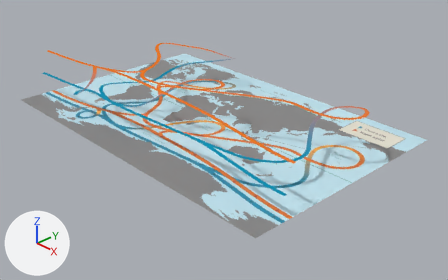
What one commit did to the Blender file data/deep-circulation-path.blend.
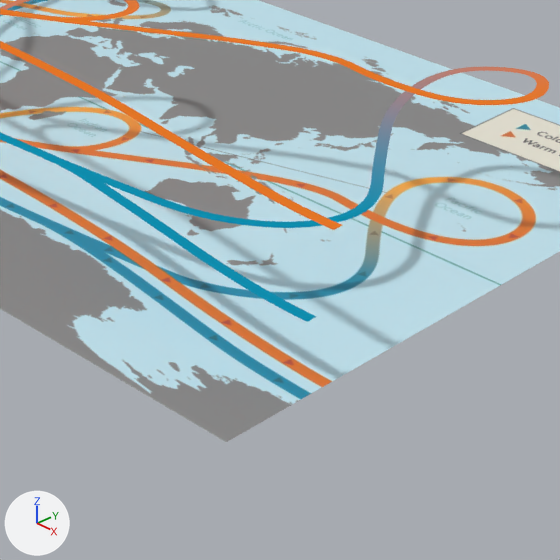
The first picture shows the older version from a 50 mm lens placed at (18.46, -16.5, 10.08), pointed at (1.02, -0.1, -1.65). The close-ups show both versions on the part from 39% to 83% of the width and 30% to 100% of the height of that picture. Every picture has the same lights, and +X, +Y and +Z are marked at lower left.

The scene before the commit, as lines of its bpy script (objects in view):
```python
ob_deep_ocean_circulation = bpy.data.objects.new('deep-ocean-circulation', me_deep_ocean_circulation)
ob_deep_ocean_circulation.location = (0.0, 0.0, -1.0)
ob_nurbspath = bpy.data.objects.new('NurbsPath', cu_nurbspath_001)
ob_nurbspath.location = (1.0, 0.0, 0.0)
```
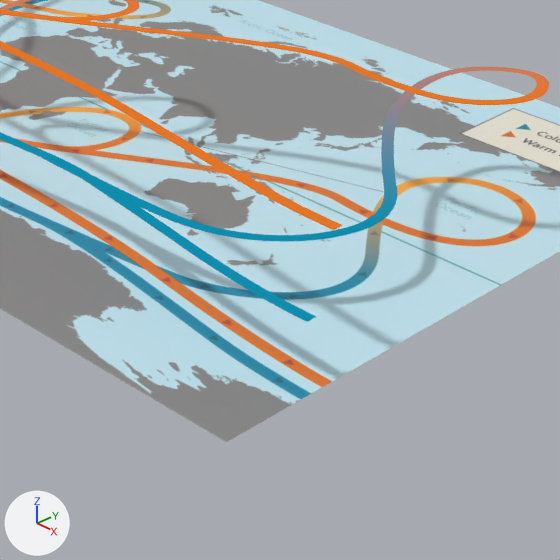
Boxes (x1, y1, x2, y2) around the edits, measured in the close-ups (560 x 560 px):
'NurbsPath', reshaped: (0, 0, 549, 322) in both

What changed in the scene script:
```text
Change cu_nurbspath_001:
    where _sp = cu_nurbspath_001.splines.new('NURBS'); _sp.points.add(28)
    remove _sp.points.foreach_set('co', [-5.496, -2.978, 1.0, 1.0, -4.546, -2.713, 1.0, 1.0, -3.371, -2.134, 1.0, 1.0, -3.32, -1.501, 1.0, 1.0, -3.704, -0.683, 1.0, 1.0, -4.437, 0.0693, 1.0, 1.0, -5.714, 0.783, 1.0, 1.0, -5.993, 1.486, 1.0, 1.0, -4.66, 1.922, 1.0, 1.0, -3.764, 2.273, 1.0, 1.0, -2.879, 3.079, 0.6, 1.0, -3.206, 3.788, 0.3, 1.0, -4.533, 2.97, 0.0, 1.0, -5.036, 2.098, 0.0, 1.0, -4.805, 0.789, 0.0, 1.0, -4.097, -0.568, 0.0, 1.0, -4.648, -1.252, 0.0, 1.0, -5.599, -2.654, 0.0, 1.0, -3.779, -3.383, 0.0, 1.0, -2.552, -3.368, 0.0, 1.0, -1.442, -3.318, 0.0, 1.0, -0.311, -3.237, 0.0, 1.0, 0.784, -3.171, 0.0, 1.0, 1.91, -3.091, 0.0, 1.0, 2.819, -3.221, 0.0, 1.0, 3.953, -3.396, 0.0, 1.0, 5.065, -3.585, 0.0, 1.0, 6.221, -3.694, 0.0, 1.0, 6.634, -3.681, 0.0, 1.0])
    add _sp.points.foreach_set('co', [-5.319, -2.983, 1.0, 1.0, -4.546, -2.713, 1.0, 1.0, -3.371, -2.134, 1.0, 1.0, -3.32, -1.501, 1.0, 1.0, -3.704, -0.683, 1.0, 1.0, -4.437, 0.0693, 1.0, 1.0, -5.666, 0.919, 1.0, 1.0, -6.04, 1.75, 1.0, 1.0, -4.758, 1.918, 1.0, 1.0, -4.303, 2.536, 1.0, 1.0, -3.467, 3.442, 0.944, 1.0, -3.908, 4.024, 0.882, 1.0, -5.024, 3.112, 0.769, 1.0, -5.036, 2.098, 0.183, 1.0, -4.805, 0.789, 0.0, 1.0, -4.097, -0.568, 0.0, 1.0, -4.648, -1.252, 0.0, 1.0, -5.599, -2.654, 0.0, 1.0, -3.779, -3.383, 0.0, 1.0, -2.552, -3.368, 0.0, 1.0, -1.442, -3.318, 0.0, 1.0, -0.311, -3.237, 0.0, 1.0, 0.784, -3.171, 0.0, 1.0, 1.91, -3.091, 0.0, 1.0, 2.819, -3.221, 0.0, 1.0, 3.953, -3.396, 0.0, 1.0, 5.065, -3.585, 0.0, 1.0, 6.221, -3.694, 0.0, 1.0, 6.634, -3.681, 0.0, 1.0])
    where _sp = cu_nurbspath_001.splines.new('NURBS'); _sp.points.add(17)
    remove _sp.points.foreach_set('co', [-8.636, -3.681, 0.01, 1.0, -7.882, -3.621, 0.01, 1.0, -6.66, -3.55, 0.01, 1.0, -5.605, -3.429, 0.01, 1.0, -4.895, -3.257, 0.01, 1.0, -3.311, -3.406, 0.01, 1.0, -2.67, -3.215, 0.01, 1.0, -2.133, -2.767, 0.0364, 1.0, -1.821, -2.023, 0.367, 1.0, -1.479, -0.926, 0.882, 1.0, -0.533, 0.0777, 0.912, 1.0, 0.391, -0.348, 0.968, 1.0, 0.132, -1.367, 1.01, 1.0, -0.782, -1.82, 1.01, 1.0, -1.56, -2.161, 1.01, 1.0, -2.577, -2.309, 1.01, 1.0, -3.173, -1.886, 1.01, 1.0, -3.372, -1.497, 0.99, 1.0])
    add _sp.points.foreach_set('co', [-8.636, -3.681, 0.01, 1.0, -7.882, -3.621, 0.01, 1.0, -6.66, -3.55, 0.01, 1.0, -5.605, -3.429, 0.01, 1.0, -4.895, -3.257, 0.01, 1.0, -3.311, -3.406, 0.01, 1.0, -2.67, -3.215, 0.01, 1.0, -2.133, -2.767, 0.0364, 1.0, -1.821, -2.023, 0.367, 1.0, -1.461, -0.926, 0.882, 1.0, -0.533, 0.0777, 0.912, 1.0, 0.391, -0.348, 0.98, 1.0, 0.132, -1.367, 1.01, 1.0, -0.782, -1.82, 1.01, 1.0, -1.56, -2.161, 1.01, 1.0, -2.577, -2.309, 1.01, 1.0, -3.173, -1.886, 1.01, 1.0, -3.372, -1.497, 0.99, 1.0])
    where _sp = cu_nurbspath_001.splines.new('NURBS'); _sp.points.add(15)
    remove _sp.points.foreach_set('co', [-8.636, -3.32, 1.01, 1.0, -8.028, -3.285, 1.01, 1.0, -7.049, -3.204, 1.01, 1.0, -5.928, -3.073, 1.01, 1.0, -5.106, -2.891, 1.01, 1.0, -4.121, -2.679, 1.01, 1.0, -3.198, -2.614, 1.01, 1.0, -2.082, -2.604, 1.01, 1.0, -0.971, -2.634, 1.01, 1.0, 0.114, -2.669, 1.01, 1.0, 1.219, -2.73, 1.01, 1.0, 2.421, -2.826, 1.01, 1.0, 3.718, -3.028, 1.01, 1.0, 4.95, -3.194, 1.01, 1.0, 6.08, -3.325, 1.01, 1.0, 6.634, -3.32, 1.01, 1.0])
    add _sp.points.foreach_set('co', [-8.636, -3.32, 1.01, 1.0, -8.025, -3.296, 1.01, 1.0, -7.033, -3.257, 1.01, 1.0, -5.899, -3.141, 1.01, 1.0, -5.013, -2.898, 1.01, 1.0, -4.121, -2.679, 1.01, 1.0, -3.198, -2.614, 1.01, 1.0, -2.082, -2.604, 1.01, 1.0, -0.971, -2.634, 1.01, 1.0, 0.114, -2.669, 1.01, 1.0, 1.219, -2.73, 1.01, 1.0, 2.421, -2.826, 1.01, 1.0, 3.718, -3.028, 1.01, 1.0, 4.95, -3.194, 1.01, 1.0, 6.08, -3.325, 1.01, 1.0, 6.634, -3.32, 1.01, 1.0])
    where _sp = cu_nurbspath_001.splines.new('NURBS'); _sp.points.add(6)
    remove _sp.points.foreach_set('co', [-5.246, -2.916, 1.0, 1.0, -4.664, -3.245, 0.828, 1.0, -4.646, -3.831, 0.34, 1.0, -5.081, -4.143, 0.0, 1.0, -5.481, -3.768, 0.0, 1.0, -5.288, -3.326, 0.0, 1.0, -4.983, -3.308, 0.0, 1.0])
    add _sp.points.foreach_set('co', [-5.102, -2.93, 1.0, 1.0, -4.479, -3.246, 0.828, 1.0, -4.461, -3.832, 0.34, 1.0, -4.883, -4.071, 0.0, 1.0, -5.295, -3.769, 0.0, 1.0, -5.103, -3.327, 0.0, 1.0, -4.798, -3.309, 0.0, 1.0])
    where _sp = cu_nurbspath_001.splines.new('NURBS'); _sp.points.add(19)
    remove _sp.points.foreach_set('co', [1.496, -3.118, -0.01, 1.0, 2.628, -3.021, -0.01, 1.0, 4.132, -2.867, 0.0, 1.0, 5.176, -2.145, 0.0, 1.0, 5.399, -1.129, 0.0, 1.0, 4.668, -0.174, 0.0843, 1.0, 4.025, 0.813, 0.36, 1.0, 4.17, 1.885, 0.639, 1.0, 5.474, 2.192, 0.876, 1.0, 6.136, 1.13, 1.0, 1.0, 5.507, 0.278, 1.0, 1.0, 4.307, 0.149, 1.0, 1.0, 3.32, 0.329, 1.0, 1.0, 2.035, -0.253, 1.0, 1.0, 1.075, -0.815, 1.0, 1.0, -0.117, -1.483, 1.0, 1.0, -1.018, -1.941, 1.0, 1.0, -1.421, -2.386, 1.0, 1.0, -1.039, -2.657, 1.0, 1.0, -0.567, -2.65, 1.0, 1.0])
    add _sp.points.foreach_set('co', [1.496, -3.118, -0.01, 1.0, 2.938, -3.16, -0.01, 1.0, 4.511, -3.092, 0.0, 1.0, 5.483, -2.278, 0.0, 1.0, 5.696, -1.109, 0.0, 1.0, 4.74, -0.123, 0.0843, 1.0, 4.025, 0.813, 0.36, 1.0, 4.17, 1.885, 0.639, 1.0, 5.474, 2.192, 0.876, 1.0, 6.136, 1.13, 1.0, 1.0, 5.507, 0.278, 1.0, 1.0, 4.307, 0.149, 1.0, 1.0, 3.32, 0.329, 1.0, 1.0, 2.035, -0.253, 1.0, 1.0, 1.075, -0.815, 1.0, 1.0, -0.117, -1.483, 1.0, 1.0, -1.018, -1.941, 1.0, 1.0, -1.421, -2.386, 1.0, 1.0, -1.039, -2.657, 1.0, 1.0, -0.567, -2.65, 1.0, 1.0])
```
